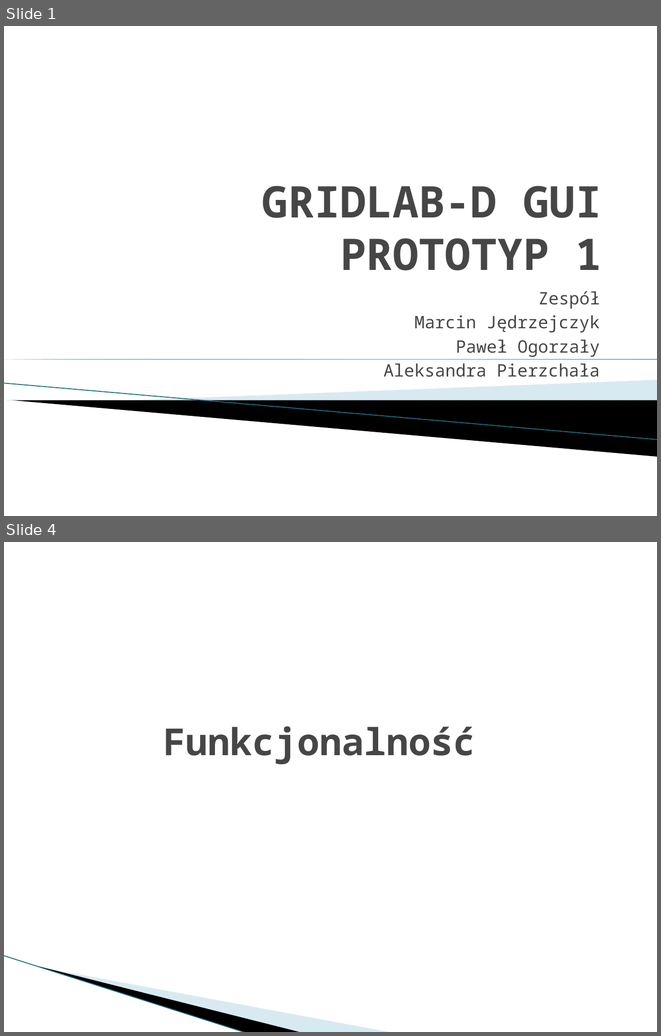
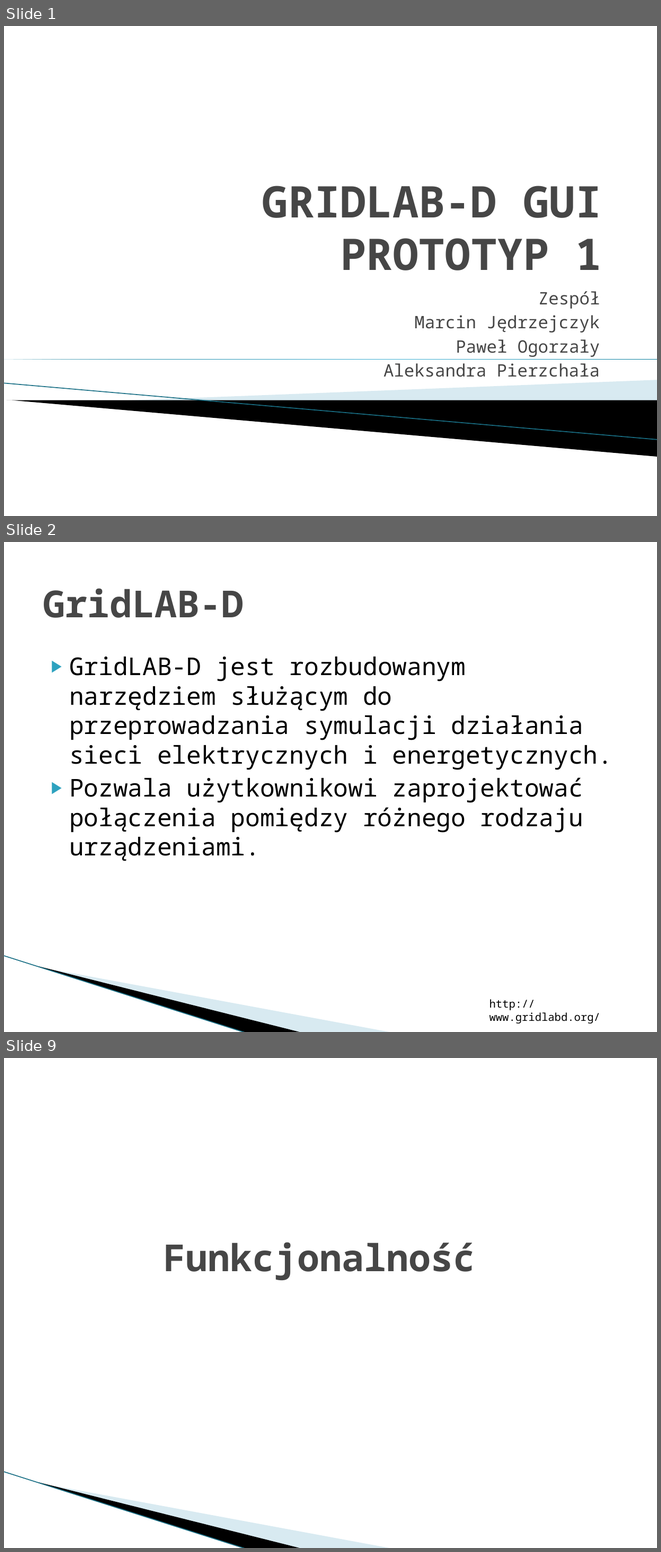
Before and after one commit to Dylek/SP_gridlab-D_GUI, a slide deck: prototyp.pptx. Shown one above the other, each under a label of ours: slides 1 and 4 before the commit, slides 1, 2 and 9 after it; the slides between them are not shown. The pictures are 661x1036 and 661x1552 pixels, drawn with LibreOffice and Linux fonts; fonts in the diff are those of the drawing; background and template pictures are left out. Boxes give left, top, right and bottom in pixels: in the first picture for what was removed or moved away, otherwise in the second. Text is boxed around its words. In the diff, an @@ line names an element or a change of style, - is before the commit and + after.

```diff
--- a/prototyp.pptx
+++ b/prototyp.pptx
@@ slide 2 added at (x1=4, y1=542, x2=657, y2=1032), background #FFFFFF; not listed: 3 template elements that a slide beside it also shows @@
@@ title added at (x1=43, y1=588, x2=244, y2=618), 41 pt, text #464646, bold @@
+GridLAB-D
@@ text added at (x1=69, y1=656, x2=613, y2=861), 27 pt, text #000000 @@
+▶ GridLAB-D jest rozbudowanym narzędziem służącym do przeprowadzania symulacji działania sieci elektrycznych i energetycznych.
+▶ Pozwala użytkownikowi zaprojektować połączenia pomiędzy różnego rodzaju urządzeniami.
@@ text added at (x1=489, y1=999, x2=600, y2=1023), 12 pt, text #000000 @@
+http://www.gridlabd.org/
@@ what was slide 4 is now slide 9 @@
```
Also in this commit, not shown: 6 slides changed, 12 other slides added, 3 slides removed.
